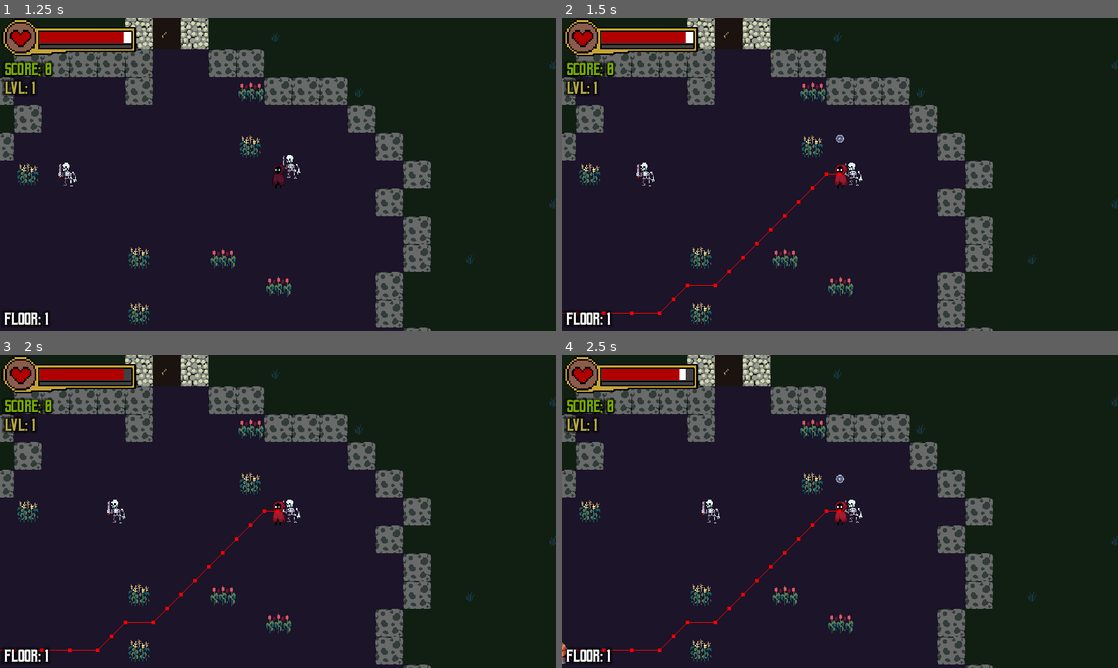
Above: before the commit, frames 1-4 (two rows, left to right).
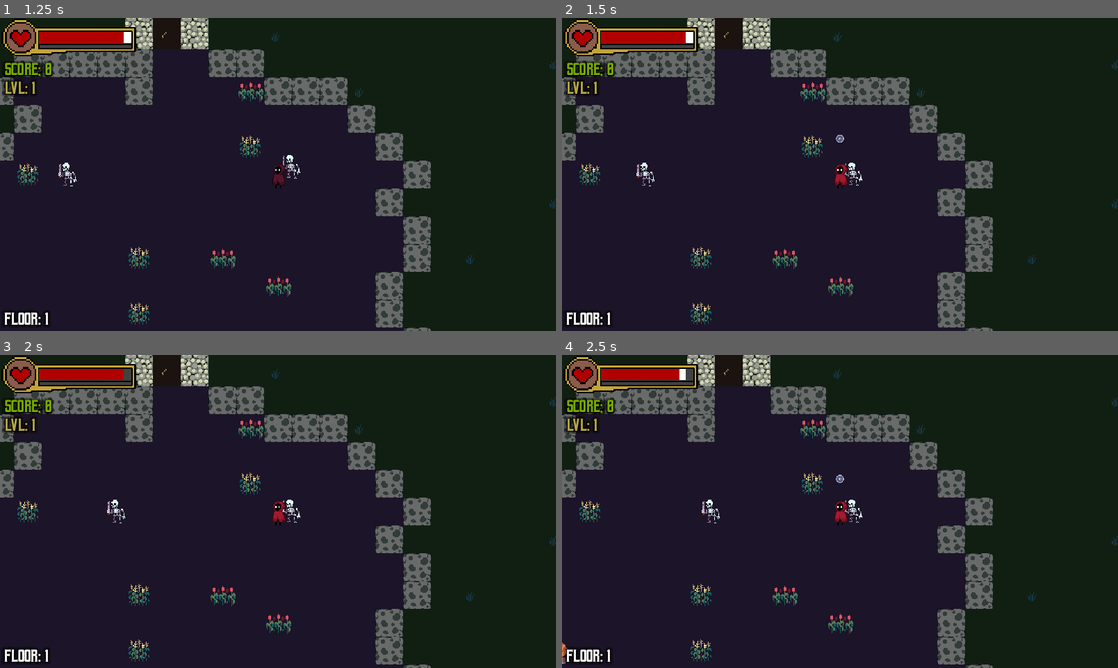
Above: after the commit, the same moments.

Repository: WizardsNStuff/Zealot-of-Wanderlust
Game: Godot game, scene res://Scenes/wizard_game.tscn
Two runs of this game, one before a commit and one after it. Both use one fixed random seed, a clock stepped at 60 frames per second and the inputs below. The engine's default icon, where the game draws it, is replaced by a stand-in: a white triangle on a blue panel in a dark square.
Inputs:
- Up to frame 1 (1.25 s): click "Start" at 0.5 s
- Up to frame 2 (1.5 s): hold Up (attack_up) from 1.28 s (still down)
- Up to frame 3 (2 s): keep holding Up (attack_up)
- Up to frame 4 (2.5 s): keep holding Up (attack_up)

Frame 1 is identical in both runs. In frame 2, 0.2% of the frame differs, in the area x 0-51%, y 49-95%; in frame 3, 0.2%; in frame 4, 0.2%.

Commit message:
Debug for minotaur disabled

Diff:
--- a/zealot-of-wanderlust/Enemy Testing/minotaur.tscn
+++ b/zealot-of-wanderlust/Enemy Testing/minotaur.tscn
@@ -29,7 +29,6 @@
 [node name="NavigationAgent2D" type="NavigationAgent2D" parent="."]
 path_desired_distance = 0.1
 path_postprocessing = 1
-debug_enabled = true
 
 [node name="RayCast2D" type="RayCast2D" parent="."]
 target_position = Vector2(200, 0)
--- a/zealot-of-wanderlust/Scenes/player.tscn
+++ b/zealot-of-wanderlust/Scenes/player.tscn
@@ -411,7 +411,7 @@
 flip_h = true
 hframes = 8
 vframes = 9
-frame = 9
+frame = 1
 
 [node name="CollisionShape2D" type="CollisionShape2D" parent="."]
 position = Vector2(0, 4)
